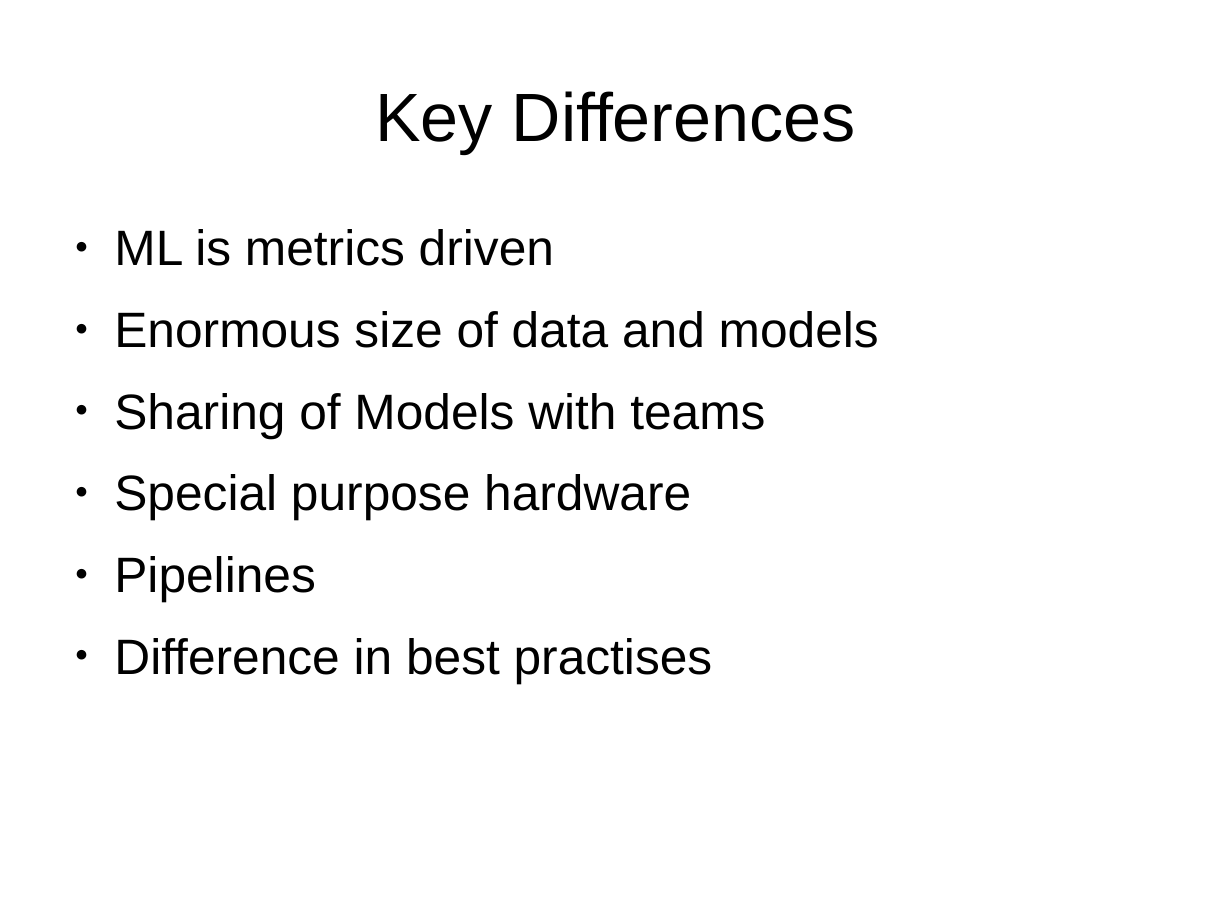
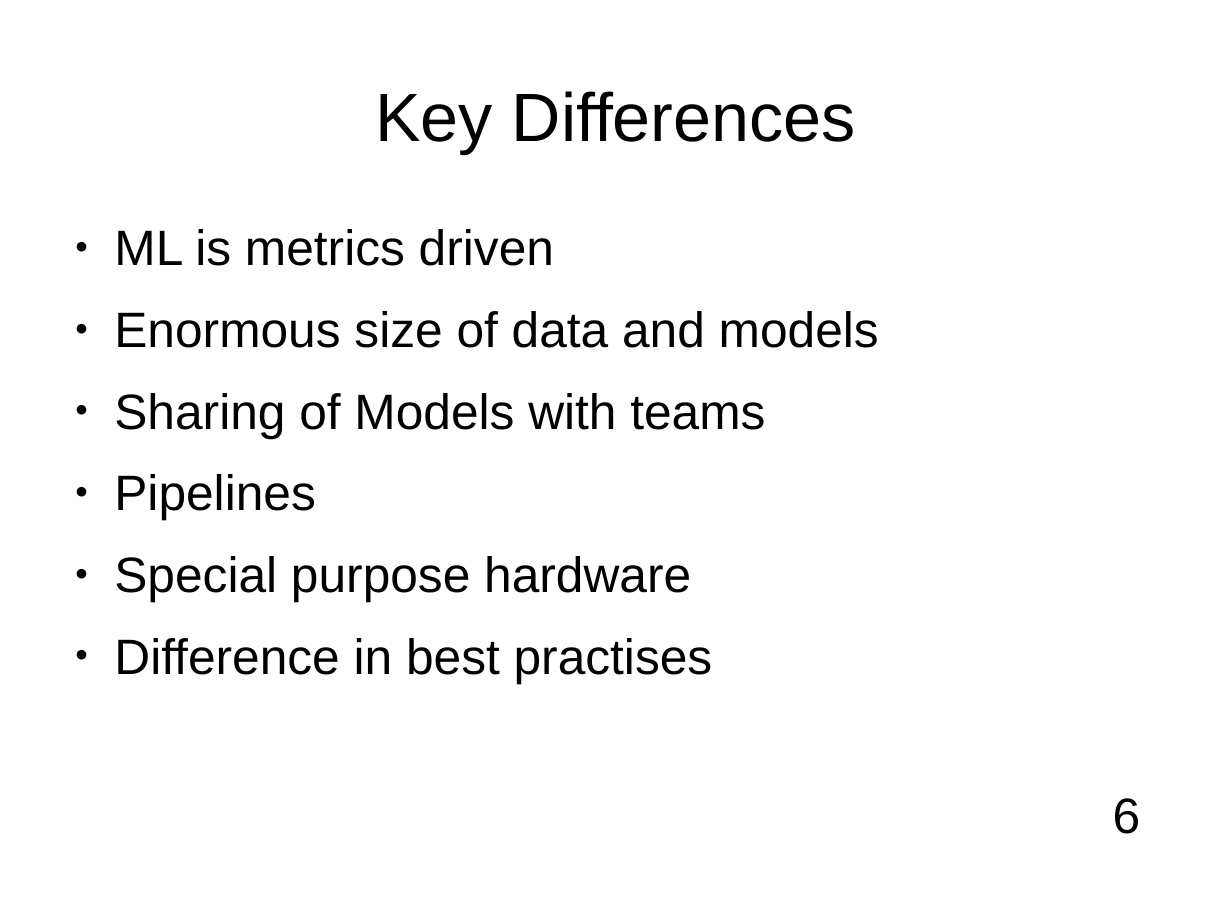
Before and after one commit to kurianbenoy/Talks, a slide deck: slide 6 of Pycon India/Talks.odp. Drawn at 1232x924 pixels with LibreOffice and Linux fonts; fonts in the diff are those of the drawing; background and template pictures are left out. Boxes give left, top, right and bottom in pixels: in the first picture for what was removed or moved away, otherwise in the second. Text is boxed around its words. In the diff, an @@ line names an element or a change of style, - is before the commit and + after.

```diff
--- a/Pycon India/Talks.odp
+++ b/Pycon India/Talks.odp
@@ text at box(114, 474, 315, 520): paragraph added @@
+● Pipelines
@@ text at box(114, 556, 315, 601): paragraph removed @@
-● Pipelines
@@ text added at box(1113, 798, 1141, 834), 32 pt, text #000000 @@
+6
```
Also in this commit, not shown: 34 other slides changed, 1 slide added, 1 slide removed, 7 other files.
